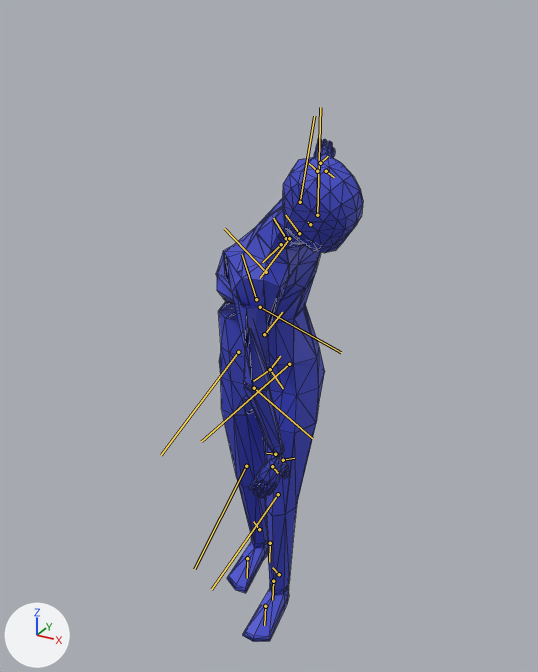
The FBX model DirectX/Resources/Fbx/player/player.fbx: old version first, new version second.
Rendered twice from a 50 mm lens placed at (1.11, -1.97, 2.15), pointed at (-0.07, 0.17, 1.08). Lighting does not change. The marker at lower left points along +X, +Y and +Z. Both versions are drawn at frame 25 of the action 'Attack2'; the numbers are the values there. The bones that bend it are drawn over the model as lines. Mesh edges are drawn as thin lines.

In view in the first picture: 'BaseHuman'.
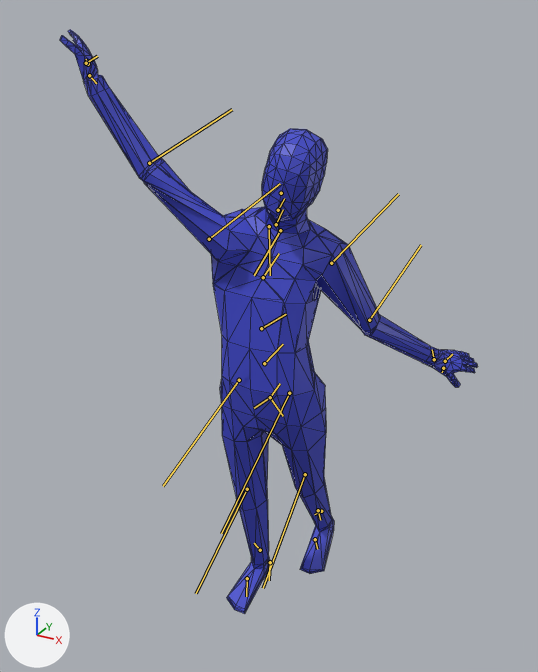
Where the change shows, as pixel boxes (x1, y1, x2, y2) in the pictures (538 x 672 px):
'BaseHuman', posed (182% wider, 16% taller)
    before: (216, 138, 363, 642)
    after: (60, 30, 477, 614)
bone 'spine', root to tip
    before: (270, 369) to (280, 356)
    after: (270, 397) to (280, 383)
bone 'spine.001', root to tip
    before: (264, 334) to (282, 312)
    after: (264, 363) to (283, 344)
bone 'spine.002', root to tip
    before: (256, 299) to (242, 254)
    after: (261, 328) to (286, 314)
bone 'spine.003', root to tip
    before: (266, 272) to (224, 228)
    after: (263, 277) to (279, 253)
bone 'upper_arm.R', root to tip
    before: (260, 307) to (341, 352)
    after: (209, 239) to (280, 183)
bone 'hand.R', root to tip
    before: (275, 454) to (266, 453)
    after: (89, 75) to (96, 83)
bone 'thigh.L', root to tip
    before: (289, 364) to (201, 441)
    after: (289, 393) to (221, 533)

The edits, one by one:
Bone 'spine' (bone_spine) moves from (0.0, 0.0, 0.0) to (0.0, -0.027, -0.104).
Bone 'spine.001' (bone_spine_001) turns from (7, -5, 0) to (0, 0, 0) degrees about its own x, y and z.
Bone 'spine.002' (bone_spine_002) turns from (41, 4, 48) to (-2, 0, 0) degrees about its own x, y and z.
Bone 'spine.003' (bone_spine_003) turns from (5, 4, 29) to (11, 14, 15) degrees about its own x, y and z.
Bone 'upper_arm.R' (bone_upper_arm_r) turns from (47, 54, -97) to (-40, -29, -69) degrees about its own x, y and z.
Bone 'hand.R' (bone_hand_r) turns from (-37, -10, 105) to (-42, -10, 103) degrees about its own x, y and z.
Bone 'thigh.L' (bone_thigh_l) turns from (5, -4, -1) to (31, -3, -5) degrees about its own x, y and z.
